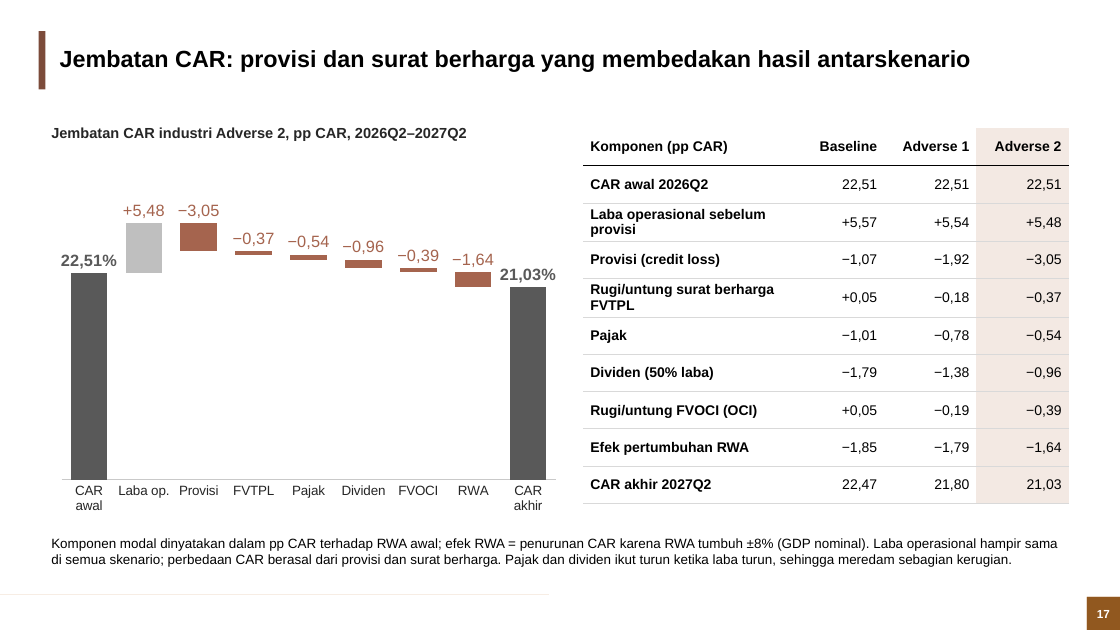
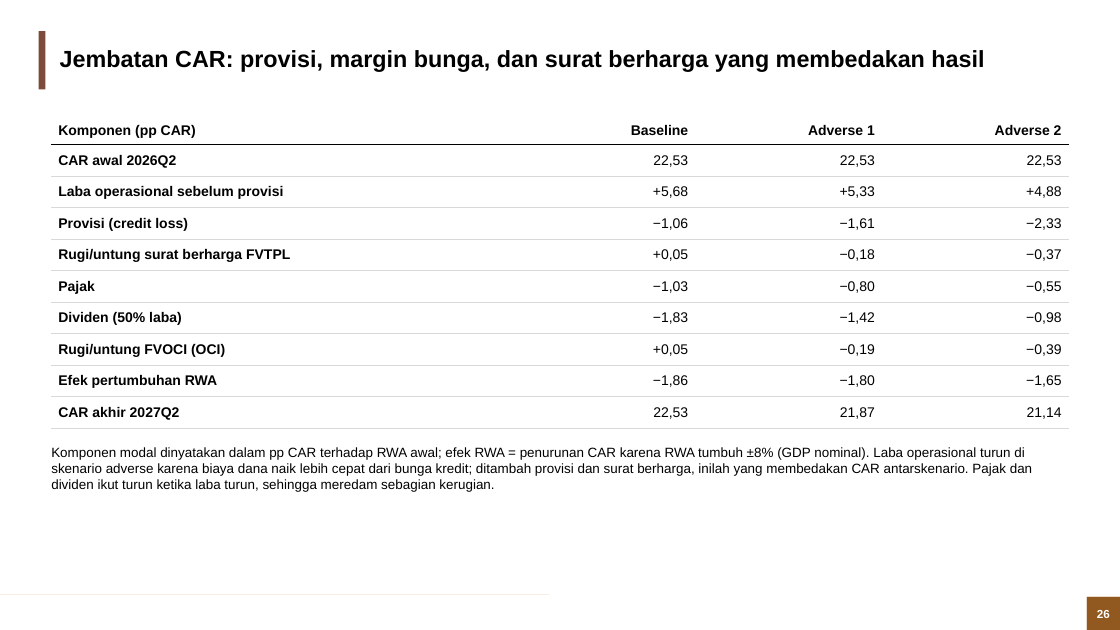
Before and after one commit to muhamadhaikal128/banking-stress-test, a slide deck: slide 26 of Banking Stress Test (Solvency).pptx (slide 17 before the commit). Drawn at 1120x630 pixels with LibreOffice and Linux fonts; fonts in the diff are those of the drawing; background and template pictures are left out. Boxes give left, top, right and bottom in pixels: in the first picture for what was removed or moved away, otherwise in the second. Text is boxed around its words. In the diff, an @@ line names an element or a change of style, - is before the commit and + after.

```diff
--- a/Banking Stress Test (Solvency).pptx
+++ b/Banking Stress Test (Solvency).pptx
@@ title at bbox=[60, 50, 984, 72]: text changed @@
-Jembatan CAR: provisi dan surat berharga yang membedakan hasil antarskenario
+Jembatan CAR: provisi, margin bunga, dan surat berharga yang membedakan hasil
@@ table at bbox=[51, 117, 1068, 460] @@
-row 2: CAR awal 2026Q2 | 22,51 | 22,51 | 22,51
+row 2: CAR awal 2026Q2 | 22,53 | 22,53 | 22,53
-row 3: Laba operasional sebelum provisi | +5,57 | +5,54 | +5,48
+row 3: Laba operasional sebelum provisi | +5,68 | +5,33 | +4,88
-row 4: Provisi (credit loss) | −1,07 | −1,92 | −3,05
+row 4: Provisi (credit loss) | −1,06 | −1,61 | −2,33
-row 6: Pajak | −1,01 | −0,78 | −0,54
+row 6: Pajak | −1,03 | −0,80 | −0,55
-row 7: Dividen (50% laba) | −1,79 | −1,38 | −0,96
+row 7: Dividen (50% laba) | −1,83 | −1,42 | −0,98
-row 9: Efek pertumbuhan RWA | −1,85 | −1,79 | −1,64
+row 9: Efek pertumbuhan RWA | −1,86 | −1,80 | −1,65
-row 10: CAR akhir 2027Q2 | 22,47 | 21,80 | 21,03
+row 10: CAR akhir 2027Q2 | 22,53 | 21,87 | 21,14
@@ fill #F3E9E3 to none in 10 cells @@
@@ table: place and size @@
-table at bbox=[583, 129, 1069, 508]
+table at bbox=[51, 117, 1068, 460]
@@ text removed at bbox=[51, 127, 467, 141] @@
-Jembatan CAR industri Adverse 2, pp CAR, 2026Q2–2027Q2
@@ column stacked chart removed at bbox=[51, 152, 565, 521] @@
-categories: CAR awal, Laba op., Provisi, FVTPL, Pajak, Dividen, FVOCI, RWA, CAR akhir
-Series 1: 0, 23, 25, 25, 24, 23, 23, 21, 0
-Series 2: -, 5, -, -, -, -, -, -, -
-Series 3: -, -, 3, 0, 1, 1, 0, 2, -
-Series 4: 23, -, -, -, -, -, -, -, 21
-Series 5: 0.2799, 0.2799, 0.2799, 0.2799, 0.2799, 0.2799, 0.2799, 0.2799, 0.2799
@@ text at bbox=[51, 447, 1032, 492]: text changed @@
-Komponen modal dinyatakan dalam pp CAR terhadap RWA awal; efek RWA = penurunan CAR karena RWA tumbuh ±8% (GDP nominal). Laba operasional hampir sama di semua skenario; perbedaan CAR berasal dari provisi dan surat berharga. Pajak dan dividen ikut turun ketika laba turun, sehingga meredam sebagian kerugian.
+Komponen modal dinyatakan dalam pp CAR terhadap RWA awal; efek RWA = penurunan CAR karena RWA tumbuh ±8% (GDP nominal). Laba operasional turun di skenario adverse karena biaya dana naik lebih cepat dari bunga kredit; ditambah provisi dan surat berharga, inilah yang membedakan CAR antarskenario. Pajak dan dividen ikut turun ketika laba turun, sehingga meredam sebagian kerugian.
@@ page number at bbox=[1097, 610, 1110, 618]: text changed @@
-17
+26
```
Also in this commit, not shown: 29 other slides changed, 10 slides added, 3 slides removed, 58 other files.
